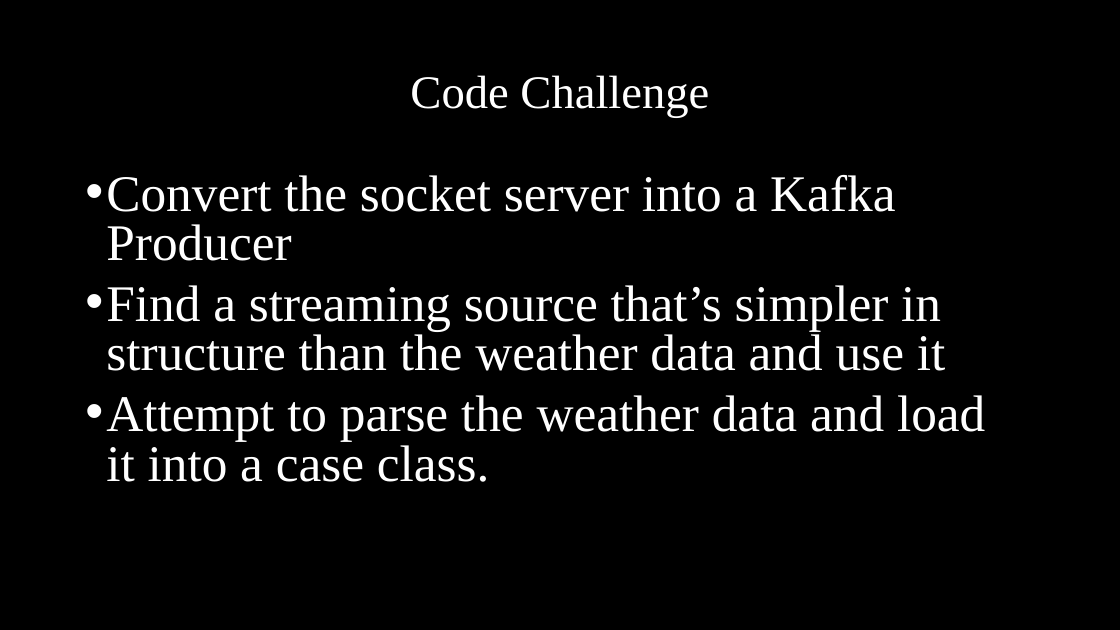
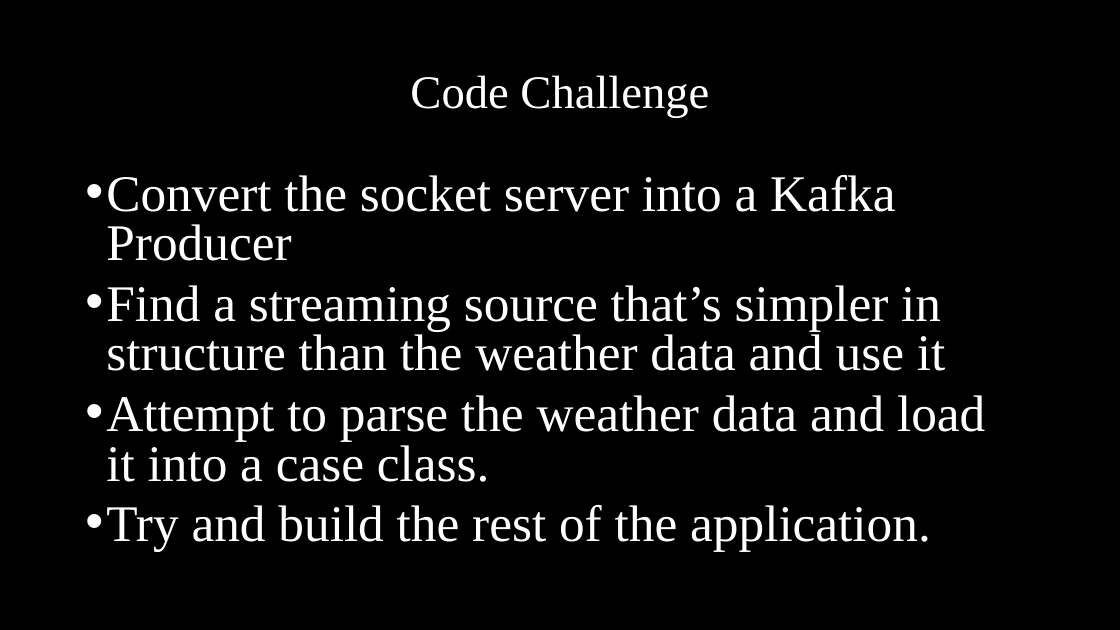
Before and after one commit to MassStreetAnalytics/iot-with-satori, a slide deck: slide 31 of Documents/IoT With Satori.pptx. Drawn at 1120x630 pixels with LibreOffice and Linux fonts; fonts in the diff are those of the drawing; background and template pictures are left out. Boxes give left, top, right and bottom in pixels: in the first picture for what was removed or moved away, otherwise in the second. Text is boxed around its words. In the diff, an @@ line names an element or a change of style, - is before the commit and + after.

```diff
--- a/Documents/IoT With Satori.pptx
+++ b/Documents/IoT With Satori.pptx
@@ text at (106,505,931,552): paragraph added @@
+• Try and build the rest of the application.
```
Also in this commit, not shown: 1 other slide changed.
